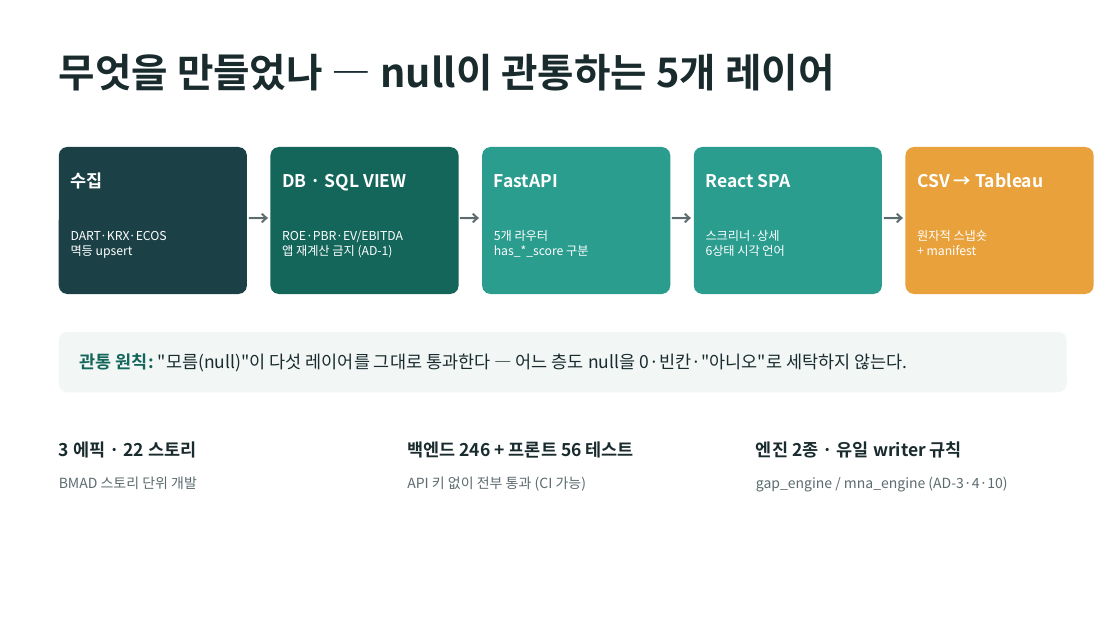
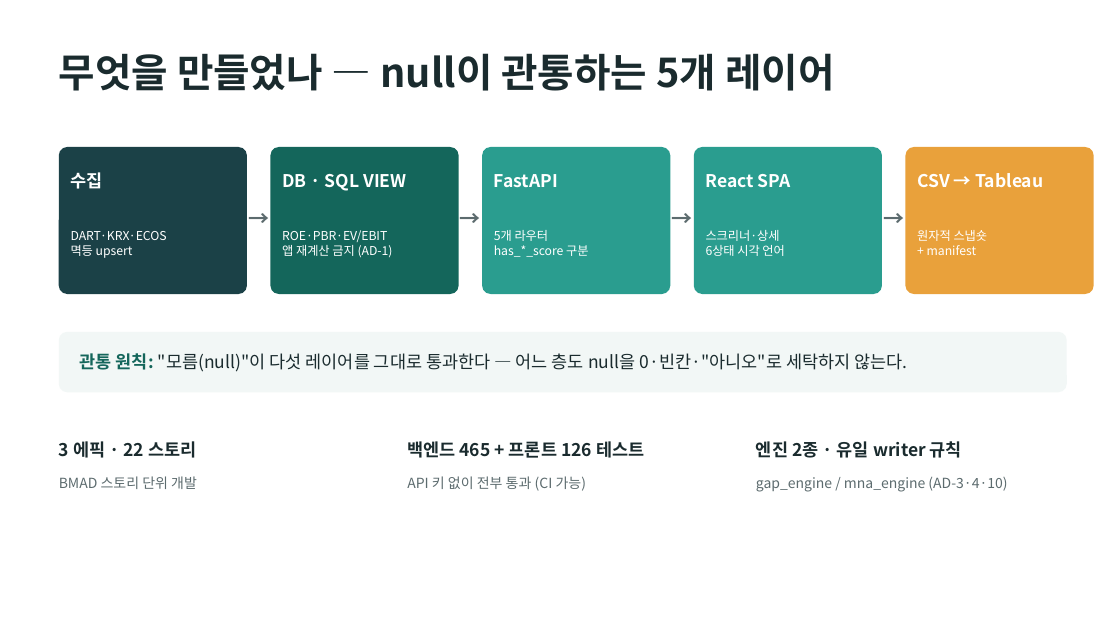
Before and after one commit to dariajkim-star/valueup-washing-lab, a slide deck: slide 3 of docs/valueup-washing-deck.pptx. Drawn at 1120x630 pixels with LibreOffice and Linux fonts; fonts in the diff are those of the drawing. Boxes give left, top, right and bottom in pixels: in the first picture for what was removed or moved away, otherwise in the second. Text is boxed around its words. In the diff, an @@ line names an element or a change of style, - is before the commit and + after.

```diff
--- a/docs/valueup-washing-deck.pptx
+++ b/docs/valueup-washing-deck.pptx
@@ text at [282,230,387,242]: text changed @@
-ROE·PBR·EV/EBITDA
+ROE·PBR·EV/EBIT
@@ text at [407,441,644,458]: text changed @@
-백엔드 246 + 프론트 56 테스트
+백엔드 465 + 프론트 126 테스트
```
Also in this commit, not shown: 9 other slides changed, 2 other files.
